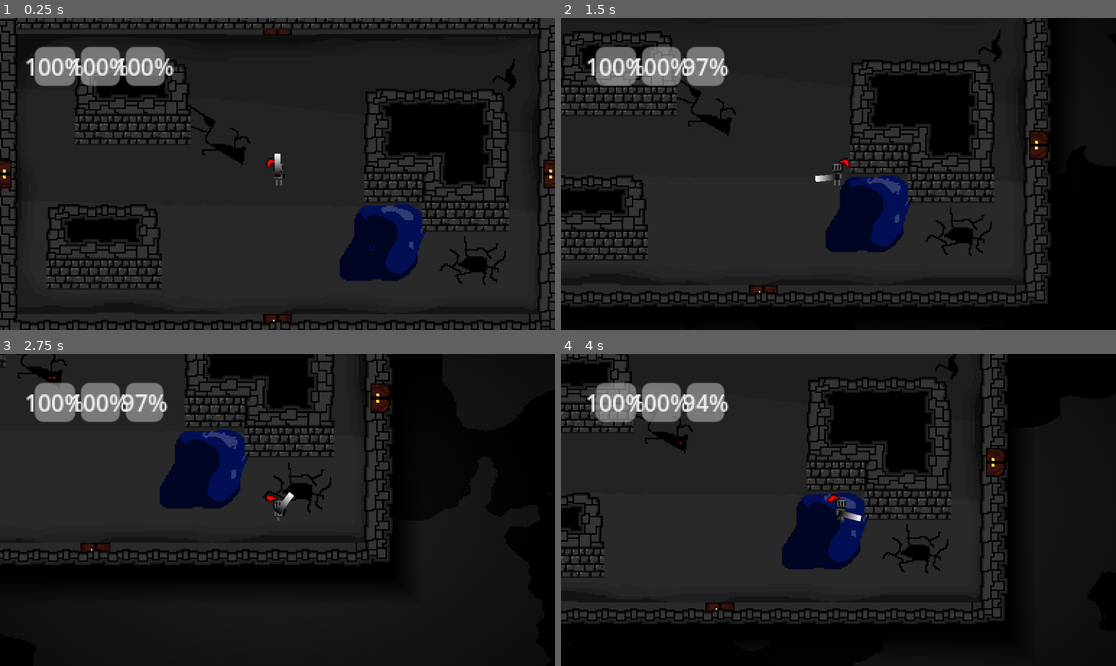
Above: before the commit, frames 1-4 (two rows, left to right).
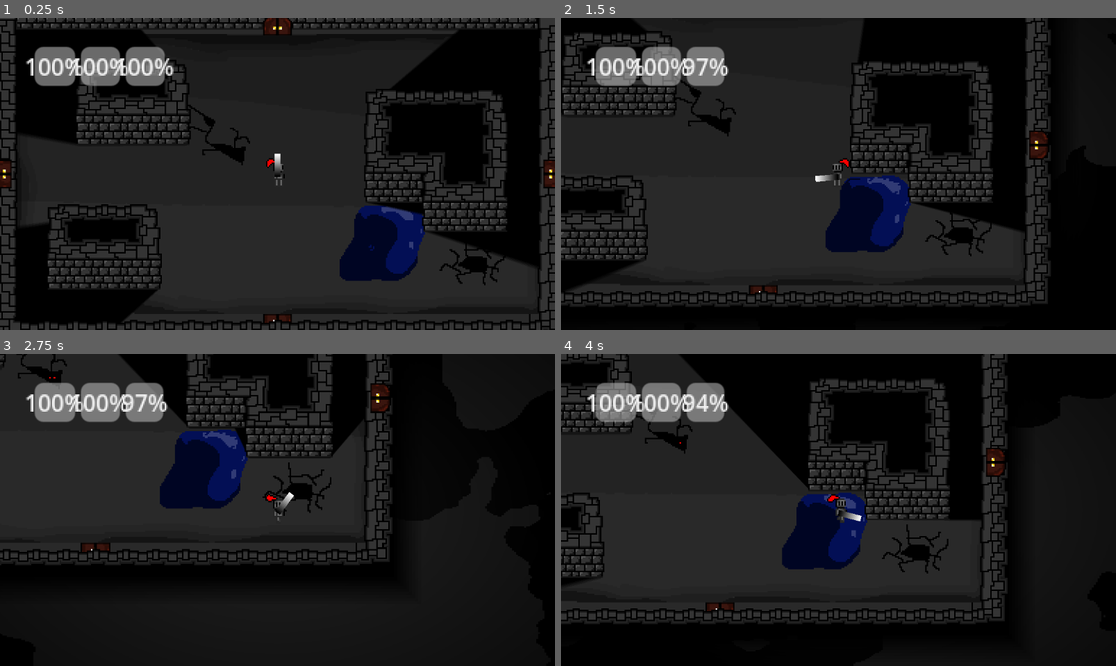
Above: after the commit, the same moments.

Repository: entalk09/infinity_dungeon_gamefiles
Game: Godot game, scene res://scenes/main.tscn
The game is run twice, just before and just after one commit, with the same random seed, the same clock (stepped at 60 frames per second) and the same inputs. The engine's default icon, where the game draws it, is replaced by a stand-in: a white triangle on a blue panel in a dark square.
Inputs (mouse positions are in pixels of both pictures, inside the frame that each line leads up to):
- Up to frame 1 (0.25 s): no input
- Up to frame 2 (1.5 s): tap Enter at 0.5 s; move the mouse to (960, 158) at 0.52 s; hold D (move_right) 0.53-1.28 s; click (960, 158) at 0.6 s; move the mouse to (727, 189) at 1.27 s; hold S (move_down) from 1.28 s (still down); tap E (interact) at 1.35 s
- Up to frame 3 (2.75 s): move the mouse to (333, 441) at 2.02 s; release S (move_down) at 2.03 s; hold D (move_right) from 2.03 s (still down); tap Mouse wheel up (zoom_in) at 2.1 s
- Up to frame 4 (4 s): move the mouse to (810, 572) at 2.77 s; release D (move_right) at 2.78 s; hold W (move_up) 2.78-3.53 s; tap Mouse wheel down (zoom_out) at 2.85 s; move the mouse to (1005, 556) at 3.52 s; hold A (move_left) from 3.53 s (still down); click (1005, 556) at 3.6 s

The runs differ from the first frame. In frame 1, 13% of the frame differs, in the area x 2-98%, y 0-98%; in frame 2, 9.2%; in frame 3, 3.1%; in frame 4, 10%.

Commit message:
added shadows and updated front facing tiles

Diff:
--- a/Wall_Tileset_Default.tres
+++ b/Wall_Tileset_Default.tres
@@ -22,6 +22,81 @@
 
 [sub_resource type="TileMapPattern" id="TileMapPattern_fu8h3"]
 tile_data = PackedInt32Array(589824, 458752, 0, 655360, 458752, 3, 720896, 458752, 3, 786432, 458752, 3, 851968, 458752 …(29771 unchanged characters)…
+
+[sub_resource type="OccluderPolygon2D" id="OccluderPolygon2D_ma22p"]
+polygon = PackedVector2Array(-10, -10, 10, -10, 10, 10, -10, 10)
+
+[sub_resource type="OccluderPolygon2D" id="OccluderPolygon2D_eiver"]
+polygon = PackedVector2Array(-10, -30, 10, -30, 10, 10, -10, 10)
+
+[sub_resource type="OccluderPolygon2D" id="OccluderPolygon2D_siwi4"]
+polygon = PackedVector2Array(-7.5, -10, 10, -10, 10, 10, -7.5, 10)
+
+[sub_resource type="OccluderPolygon2D" id="OccluderPolygon2D_jmjqq"]
+polygon = PackedVector2Array(-10, 2.5, -7.5, 2.5, -7.5, -10, 10, -10, 10, 10, -10, 10)
+
+[sub_resource type="OccluderPolygon2D" id="OccluderPolygon2D_4fuiy"]
+polygon = PackedVector2Array(-6.666667, 3.333333, 10, 3.333333, 10, 10, -6.666667, 10)
+
+[sub_resource type="OccluderPolygon2D" id="OccluderPolygon2D_wnxcl"]
+polygon = PackedVector2Array(-7.5, -30, 10, -30, 10, 10, -7.5, 10, -7.5, -15)
+
+[sub_resource type="OccluderPolygon2D" id="OccluderPolygon2D_fu8h3"]
+polygon = PackedVector2Array(-10, 3.333333, 5, 3.333333, 5, 7.5, 7.5, 7.5, 7.5, 10, -10, 10)
+
+[sub_resource type="OccluderPolygon2D" id="OccluderPolygon2D_toovp"]
+polygon = PackedVector2Array(7.5, -30, 7.5, -15, 7.5, 10, -10, 10, -10, -30)
+
+[sub_resource type="OccluderPolygon2D" id="OccluderPolygon2D_npxxj"]
+polygon = PackedVector2Array(-10, -10, 10, -10, 10, 30, -10, 30)
+
+[sub_resource type="OccluderPolygon2D" id="OccluderPolygon2D_eboob"]
+polygon = PackedVector2Array(-10, -10, 7.5, -10, 7.5, 10, -10, 10)
+
+[sub_resource type="OccluderPolygon2D" id="OccluderPolygon2D_u6v2u"]
+polygon = PackedVector2Array(-10, -10, 7.5, -10, 7.5, 2.5, 10, 2.5, 10, 10, -10, 10)
+
+[sub_resource type="OccluderPolygon2D" id="OccluderPolygon2D_chf8a"]
+polygon = PackedVector2Array(-10, -10, 10, -10, 10, 30, -10, 30)
+
+[sub_resource type="OccluderPolygon2D" id="OccluderPolygon2D_jtnbc"]
+polygon = PackedVector2Array(-10, 2.5, 10, 2.5, 10, 10, -10, 10)
+
+[sub_resource type="OccluderPolygon2D" id="OccluderPolygon2D_8ppow"]
+polygon = PackedVector2Array(-10, -10, 10, -10, 10, 30, -10, 30)
+
+[sub_resource type="OccluderPolygon2D" id="OccluderPolygon2D_gpl2m"]
+polygon = PackedVector2Array(-7.5, -10, 10, -10, 10, 10, -7.5, 10)
+
+[sub_resource type="OccluderPolygon2D" id="OccluderPolygon2D_7a6pp"]
+polygon = PackedVector2Array(-10, 2.5, -7.5, 2.5, -7.5, -10, 10, -10, 10, 10, -10, 10)
+
+[sub_resource type="OccluderPolygon2D" id="OccluderPolygon2D_uy502"]
+polygon = PackedVector2Array(-6.666667, 3.333333, 10, 3.333333, 10, 10, -6.666667, 10)
+
+[sub_resource type="OccluderPolygon2D" id="OccluderPolygon2D_pdlej"]
+polygon = PackedVector2Array(-7.5, -10, 10, -10, 10, 30, -7.5, 30, -7.5, 5)
+
+[sub_resource type="OccluderPolygon2D" id="OccluderPolygon2D_s7wo8"]
+polygon = PackedVector2Array(-10, 3.333333, 5, 3.333333, 5, 7.5, 7.5, 7.5, 7.5, 10, -10, 10)
+
+[sub_resource type="OccluderPolygon2D" id="OccluderPolygon2D_mn8rs"]
+polygon = PackedVector2Array(7.5, -10, 7.5, 5, 7.5, 30, -10, 30, -10, -10)
+
+[sub_resource type="OccluderPolygon2D" id="OccluderPolygon2D_6w5ny"]
+polygon = PackedVector2Array(-10, -30, 10, -30, 10, 10, -10, 10)
+
+[sub_resource type="OccluderPolygon2D" id="OccluderPolygon2D_fnxxn"]
+polygon = PackedVector2Array(-10, -10, 7.5, -10, 7.5, 10, -10, 10)
+
+[sub_resource type="OccluderPolygon2D" id="OccluderPolygon2D_q0coa"]
+polygon = PackedVector2Array(-10, -10, 7.5, -10, 7.5, 2.5, 10, 2.5, 10, 10, -10, 10)
+
+[sub_resource type="OccluderPolygon2D" id="OccluderPolygon2D_eheqf"]
+polygon = PackedVector2Array(-10, -30, 10, -30, 10, 10, -10, 10)
+
+[sub_resource type="OccluderPolygon2D" id="OccluderPolygon2D_ixdsf"]
+polygon = PackedVector2Array(-10, 2.5, 10, 2.5, 10, 10, -10, 10)
 
 [sub_resource type="TileSetAtlasSource" id="TileSetAtlasSource_ujgj0"]
 texture = ExtResource("1_ma22p")
@@ -29,6 +104,7 @@
 1:3/0 = 0
 1:3/0/terrain_set = 0
 1:3/0/terrain = 0
+1:3/0/occlusion_layer_0/polygon_0/polygon = SubResource("OccluderPolygon2D_eboob")
 1:3/0/physics_layer_0/polygon_0/points = PackedVector2Array(-10, -10, 10, -10, 10, 10, -10, 10)
 1:3/0/terrains_peering_bit/bottom_side = 0
 1:3/0/terrains_peering_bit/bottom_left_corner = 0
@@ -38,6 +114,7 @@
 1:4/0 = 0
 1:4/0/terrain_set = 0
 1:4/0/terrain = 0
+1:4/0/occlusion_layer_0/polygon_0/polygon = SubResource("OccluderPolygon2D_u6v2u")
 1:4/0/physics_layer_0/polygon_0/points = PackedVector2Array(-10, -10, 10, -10, 10, 10, -10, 10)
 1:4/0/terrains_peering_bit/right_side = 0
 1:4/0/terrains_peering_bit/bottom_right_corner = 0
@@ -50,6 +127,7 @@
 2:4/0/z_index = 10
 2:4/0/terrain_set = 0
 2:4/0/terrain = 0
+2:4/0/occlusion_layer_0/polygon_0/polygon = SubResource("OccluderPolygon2D_jtnbc")
 2:4/0/physics_layer_0/polygon_0/points = PackedVector2Array(-10, 0, 10, 0, 10, 10, -10, 10)
 2:4/0/terrains_peering_bit/right_side = 0
 2:4/0/terrains_peering_bit/bottom_right_corner = 0
@@ -59,6 +137,7 @@
 3:4/0 = 0
 3:4/0/terrain_set = 0
 3:4/0/terrain = 0
+3:4/0/occlusion_layer_0/polygon_0/polygon = SubResource("OccluderPolygon2D_7a6pp")
 3:4/0/physics_layer_0/polygon_0/points = PackedVector2Array(-10, -10, 10, -10, 10, 10, -10, 10)
 3:4/0/terrains_peering_bit/right_side = 0
 3:4/0/terrains_peering_bit/bottom_right_corner = 0
@@ -70,6 +149,7 @@
 3:3/0 = 0
 3:3/0/terrain_set = 0
 3:3/0/terrain = 0
+3:3/0/occlusion_layer_0/polygon_0/polygon = SubResource("OccluderPolygon2D_gpl2m")
 3:3/0/physics_layer_0/polygon_0/points = PackedVector2Array(-10, -10, 10, -10, 10, 10, -10, 10)
 3:3/0/terrains_peering_bit/right_side = 0
 3:3/0/terrains_peering_bit/bottom_right_corner = 0
@@ -93,6 +173,7 @@
 0:0/0 = 0
 0:0/0/terrain_set = 0
 0:0/0/terrain = 0
+0:0/0/occlusion_layer_0/polygon_0/polygon = SubResource("OccluderPolygon2D_ma22p")
 0:0/0/terrains_peering_bit/right_side = 0
 0:0/0/terrains_peering_bit/bottom_right_corner = 0
 0:0/0/terrains_peering_bit/bottom_side = 0
@@ -127,6 +208,7 @@
 1:1/0/z_index = 1
 1:1/0/terrain_set = 0
 1:1/0/terrain = 0
+1:1/0/occlusion_layer_0/polygon_0/polygon = SubResource("OccluderPolygon2D_npxxj")
 1:1/0/physics_layer_0/polygon_0/points = PackedVector2Array(-10, -10, 10, -10, 10, 30, -10, 30)
 1:1/0/terrains_peering_bit/right_side = 0
 1:1/0/terrains_peering_bit/bottom_side = 0
@@ -141,6 +223,7 @@
 3:1/0/z_index = 1
 3:1/0/terrain_set = 0
 3:1/0/terrain = 0
+3:1/0/occlusion_layer_0/polygon_0/polygon = SubResource("OccluderPolygon2D_8ppow")
 3:1/0/physics_layer_0/polygon_0/points = PackedVector2Array(-10, -10, 10, -10, 10, 30, -10, 30)
 3:1/0/terrains_peering_bit/right_side = 0
 3:1/0/terrains_peering_bit/bottom_right_corner = 0
@@ -154,6 +237,7 @@
 2:1/0/texture_origin = Vector2i(0, -10)
 2:1/0/terrain_set = 0
 2:1/0/terrain = 0
+2:1/0/occlusion_layer_0/polygon_0/polygon = SubResource("OccluderPolygon2D_chf8a")
 2:1/0/physics_layer_0/polygon_0/points = PackedVector2Array(-10, -10, 10, -10, 10, 15, -10, 15)
 2:1/0/terrains_peering_bit/right_side = 0
 2:1/0/terrains_peering_bit/left_side = 0
@@ -164,6 +248,7 @@
 5:0/0/z_index = 10
 5:0/0/terrain_set = 0
 5:0/0/terrain = 0
+5:0/0/occlusion_layer_0/polygon_0/polygon = SubResource("OccluderPolygon2D_uy502")
 5:0/0/physics_layer_0/polygon_0/points = PackedVector2Array(-10, 0, 10, 0, 10, 10, -10, 10)
 5:0/0/terrains_peering_bit/right_side = 0
 5:0/0/terrains_peering_bit/bottom_right_corner = 0
@@ -172,6 +257,7 @@
 6:0/0/z_index = 10
 6:0/0/terrain_set = 0
 6:0/0/terrain = 0
+6:0/0/occlusion_layer_0/polygon_0/polygon = SubResource("OccluderPolygon2D_s7wo8")
 6:0/0/physics_layer_0/polygon_0/points = PackedVector2Array(-10, 0, 10, 0, 10, 10, -10, 10)
 6:0/0/terrains_peering_bit/bottom_side = 0
 6:0/0/terrains_peering_bit/bottom_left_corner = 0
@@ -182,6 +268,7 @@
 5:1/0/z_index = 1
 5:1/0/terrain_set = 0
 5:1/0/terrain = 0
+5:1/0/occlusion_layer_0/polygon_0/polygon = SubResource("OccluderPolygon2D_pdlej")
 5:1/0/physics_layer_0/polygon_0/points = PackedVector2Array(-10, -10, 10, -10, 10, 15, -10, 15)
 5:1/0/terrains_peering_bit/right_side = 0
 5:1/0/terrains_peering_bit/top_side = 0
@@ -192,6 +279,7 @@
 6:1/0/z_index = 1
 6:1/0/terrain_set = 0
 6:1/0/terrain = 0
+6:1/0/occlusion_layer_0/polygon_0/polygon = SubResource("OccluderPolygon2D_mn8rs")
 6:1/0/physics_layer_0/polygon_0/points = PackedVector2Array(-10, -10, 10, -10, 10, 15, -10, 15)
 6:1/0/terrains_peering_bit/left_side = 0
 6:1/0/terrains_peering_bit/top_left_corner = 0
@@ -204,6 +292,7 @@
 10:0/0/z_index = 1
 10:0/0/terrain_set = 0
 10:0/0/terrain = 1
+10:0/0/occlusion_layer_0/polygon_0/polygon = SubResource("OccluderPolygon2D_eiver")
 10:0/0/physics_layer_0/polygon_0/points = PackedVector2Array(-10, -30, 10, -30, 10, 10, -10, 10)
 10:0/0/terrains_peering_bit/bottom_side = 1
 10:0/0/terrains_peering_bit/bottom_left_corner = 1
@@ -214,6 +303,7 @@
 9:0/0/z_index = 1
 9:0/0/terrain_set = 0
 9:0/0/terrain = 1
+9:0/0/occlusion_layer_0/polygon_0/polygon = SubResource("OccluderPolygon2D_eheqf")
 9:0/0/physics_layer_0/polygon_0/points = PackedVector2Array(-10, -30, 10, -30, 10, -5, -10, -5)
 9:0/0/terrains_peering_bit/right_side = 1
 9:0/0/terrains_peering_bit/bottom_right_corner = 1
@@ -226,6 +316,7 @@
 7:0/0/z_index = 1
 7:0/0/terrain_set = 0
 7:0/0/terrain = 1
+7:0/0/occlusion_layer_0/polygon_0/polygon = SubResource("OccluderPolygon2D_6w5ny")
 7:0/0/physics_layer_0/polygon_0/points = PackedVector2Array(-10, -30, 10, -30, 10, 10, -10, 10)
 7:0/0/terrains_peering_bit/right_side = 1
 7:0/0/terrains_peering_bit/bottom_right_corner = 1
@@ -235,6 +326,7 @@
 7:3/0/texture_origin = Vector2i(10, 0)
 7:3/0/terrain_set = 0
 7:3/0/terrain = 1
+7:3/0/occlusion_layer_0/polygon_0/polygon = SubResource("OccluderPolygon2D_fnxxn")
 7:3/0/physics_layer_0/polygon_0/points = PackedVector2Array(-10, -10, 10, -10, 10, 10, -10, 10)
 7:3/0/terrains_peering_bit/right_side = 1
 7:3/0/terrains_peering_bit/bottom_right_corner = 1
@@ -246,6 +338,7 @@
 10:3/0/texture_origin = Vector2i(-10, 0)
 10:3/0/terrain_set = 0
 10:3/0/terrain = 1
+10:3/0/occlusion_layer_0/polygon_0/polygon = SubResource("OccluderPolygon2D_siwi4")
 10:3/0/physics_layer_0/polygon_0/points = PackedVector2Array(-10, -10, 10, -10, 10, 10, -10, 10)
 10:3/0/terrains_peering_bit/bottom_side = 1
 10:3/0/terrains_peering_bit/bottom_left_corner = 1
@@ -257,6 +350,7 @@
 10:4/0/texture_origin = Vector2i(-10, -10)
 10:4/0/terrain_set = 0
 10:4/0/terrain = 1
+10:4/0/occlusion_layer_0/polygon_0/polygon = SubResource("OccluderPolygon2D_jmjqq")
 10:4/0/physics_layer_0/polygon_0/points = PackedVector2Array(-10, -10, 10, -10, 10, 10, -10, 10)
 10:4/0/terrains_peering_bit/left_side = 1
 10:4/0/terrains_peering_bit/top_left_corner = 1
@@ -266,6 +360,7 @@
 7:4/0/texture_origin = Vector2i(10, -10)
 7:4/0/terrain_set = 0
 7:4/0/terrain = 1
+7:4/0/occlusion_layer_0/polygon_0/polygon = SubResource("OccluderPolygon2D_q0coa")
 7:4/0/physics_layer_0/polygon_0/points = PackedVector2Array(-10, -10, 10, -10, 10, 10, -10, 10)
 7:4/0/terrains_peering_bit/right_side = 1
 7:4/0/terrains_peering_bit/top_side = 1
@@ -276,6 +371,7 @@
 9:4/0/z_index = 10
 9:4/0/terrain_set = 0
 9:4/0/terrain = 1
+9:4/0/occlusion_layer_0/polygon_0/polygon = SubResource("OccluderPolygon2D_ixdsf")
 9:4/0/physics_layer_0/polygon_0/points = PackedVector2Array(-10, 0, 10, 0, 10, 10, -10, 10)
 9:4/0/terrains_peering_bit/right_side = 1
 9:4/0/terrains_peering_bit/left_side = 1
@@ -299,6 +395,7 @@
 12:1/0/z_index = 2
 12:1/0/terrain_set = 0
 12:1/0/terrain = 1
+12:1/0/occlusion_layer_0/polygon_0/polygon = SubResource("OccluderPolygon2D_wnxcl")
 12:1/0/physics_layer_0/polygon_0/points = PackedVector2Array(-10, -30, 10, -30, 10, -5, -10, -5)
 12:1/0/terrains_peering_bit/right_side = 1
 12:1/0/terrains_peering_bit/bottom_right_corner = 1
@@ -313,6 +410,7 @@
 13:1/0/z_index = 2
 13:1/0/terrain_set = 0
 13:1/0/terrain = 1
+13:1/0/occlusion_layer_0/polygon_0/polygon = SubResource("OccluderPolygon2D_toovp")
 13:1/0/physics_layer_0/polygon_0/points = PackedVector2Array(-10, -30, 10, -30, 10, -5, -10, -5)
 13:1/0/terrains_peering_bit/right_side = 1
 13:1/0/terrains_peering_bit/bottom_right_corner = 1
@@ -325,6 +423,7 @@
 13:0/0/z_index = 10
 13:0/0/terrain_set = 0
 13:0/0/terrain = 1
+13:0/0/occlusion_layer_0/polygon_0/polygon = SubResource("OccluderPolygon2D_fu8h3")
 13:0/0/physics_layer_0/polygon_0/points = PackedVector2Array(-10, 0, 10, 0, 10, 10, -10, 10)
 13:0/0/terrains_peering_bit/right_side = 1
 13:0/0/terrains_peering_bit/bottom_right_corner = 1
@@ -337,6 +436,7 @@
 12:0/0/z_index = 10
 12:0/0/terrain_set = 0
 12:0/0/terrain = 1
+12:0/0/occlusion_layer_0/polygon_0/polygon = SubResource("OccluderPolygon2D_4fuiy")
 12:0/0/physics_layer_0/polygon_0/points = PackedVector2Array(-10, 0, 10, 0, 10, 10, -10, 10)
 12:0/0/terrains_peering_bit/right_side = 1
 12:0/0/terrains_peering_bit/bottom_side = 1
@@ -348,6 +448,7 @@
 
 [resource]
 tile_size = Vector2i(20, 20)
+occlusion_layer_0/light_mask = 1
 physics_layer_0/collision_layer = 1
 terrain_set_0/mode = 0
 terrain_set_0/terrain_0/name = "InnerWalls"
--- a/entitys/player/player.tscn
+++ b/entitys/player/player.tscn
@@ -58,6 +58,16 @@
 "speed": 5.0
 }]
 
+[sub_resource type="Gradient" id="Gradient_dtwdv"]
+offsets = PackedFloat32Array(0.0025125628, 1)
+colors = PackedColorArray(1, 1, 1, 1, 1, 1, 1, 1)
+
+[sub_resource type="GradientTexture2D" id="GradientTexture2D_ttrk2"]
+gradient = SubResource("Gradient_dtwdv")
+width = 710
+height = 484
+fill_from = Vector2(0, 1)
+
 [node name="Player" type="CharacterBody2D" unique_id=1500532301 node_paths=PackedStringArray("gun_sprite")]
 z_index = 5
 collision_layer = 2
@@ -66,7 +76,8 @@
 gun_sprite = NodePath("gun_pivot/Sprite2D")
 
 [node name="background" type="Sprite2D" parent="." unique_id=164434553]
-z_index = -99
+light_mask = 2
+z_index = -100
 texture_filter = 1
 material = SubResource("ShaderMaterial_dtwdv")
 scale = Vector2(5.5, 3.625)
@@ -131,3 +142,12 @@
 autoplay = "default"
 centered = false
 offset = Vector2(1, 0)
+
+[node name="PointLight2D" type="PointLight2D" parent="." unique_id=1506879783]
+position = Vector2(0, 7)
+blend_mode = 2
+range_z_max = -1
+shadow_enabled = true
+shadow_color = Color(0, 0, 0, 1)
+shadow_filter = 1
+texture = SubResource("GradientTexture2D_ttrk2")
--- a/rooms/door/door.tscn
+++ b/rooms/door/door.tscn
@@ -41,14 +41,15 @@
 "speed": 5.0
 }]
 
-[node name="Door" type="Area2D"]
+[node name="Door" type="Area2D" unique_id=1100271297]
+z_index = 1
 script = ExtResource("1_g44rr")
 metadata/_custom_type_script = "uid://bpjik522qgo8g"
 
-[node name="CollisionShape2D" type="CollisionShape2D" parent="."]
+[node name="CollisionShape2D" type="CollisionShape2D" parent="." unique_id=1190676775]
 shape = SubResource("RectangleShape2D_kj28q")
 
-[node name="AnimatedSprite2D" type="AnimatedSprite2D" parent="."]
+[node name="AnimatedSprite2D" type="AnimatedSprite2D" parent="." unique_id=1575760993]
 texture_filter = 1
 position = Vector2(80, 80)
 sprite_frames = SubResource("SpriteFrames_64jso")
--- a/rooms/template_room.tscn
+++ b/rooms/template_room.tscn
@@ -360,6 +360,7 @@
 my_direction = 3
 
 [node name="background" type="AnimatedSprite2D" parent="." unique_id=1032444018]
+light_mask = 3
 z_index = -1
 sprite_frames = SubResource("SpriteFrames_gyocs")
 autoplay = "default"
--- a/scenes/main.tscn
+++ b/scenes/main.tscn
@@ -7,6 +7,6 @@
 [node name="Main" type="Node2D" unique_id=4082165]
 script = ExtResource("1_sugp2")
 
+[node name="template_room" parent="." unique_id=1604834315 instance=ExtResource("2_0wfyh")]
+
 [node name="Player" parent="." unique_id=641357470 instance=ExtResource("1_o5qli")]
-
-[node name="template_room" parent="." unique_id=1604834315 instance=ExtResource("2_0wfyh")]
Binary file added: entitys/player/light_gradient.jpg
Not shown, added: entitys/player/light_gradient.jpg.import
Not shown: 1 places in rooms/door/door.tscn that only renumber resources
Binary file changed: rooms/infinity_dungeon_tiles.png
